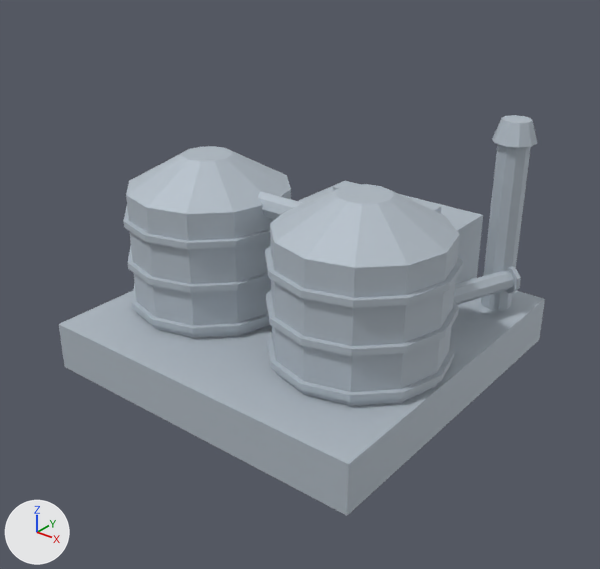
Two versions of the glTF model prototype/assets/models/buildings/refinery.glb, one commit apart.
Camera for both pictures: a 50 mm lens placed at (6.56, -8.41, 6.29), pointed at (0.18, -0.42, 1.34). Arrows for +X, +Y and +Z are at lower left; the lights stay in place. The picture after the commit comes second. Vertices at exactly the same position are counted once.

Objects in the first picture: 'refinery'.
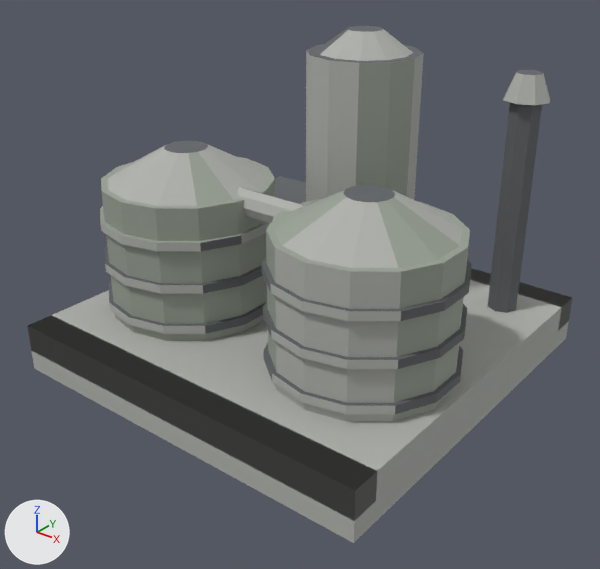
Where the change shows, as pixel boxes (x1, y1, x2, y2) in the pictures (600 x 569 px):
'refinery', reshaped (12% wider, 29% taller)
    before: (59, 115, 545, 515)
    after: (28, 26, 572, 543)
part 1 of me_refinery_mesh, added
    after: (101, 157, 275, 341)
part 2 of me_refinery_mesh, added
    after: (487, 103, 542, 313)
part 3 of me_refinery_mesh, rebuilt (7% wider, 14% taller)
    before: (270, 211, 460, 406)
    after: (266, 199, 470, 422)
part 4 of me_refinery_mesh, rebuilt
    before: (271, 184, 459, 267)
    after: (274, 185, 462, 268)
part 5 of me_refinery_mesh, rebuilt
    before: (127, 146, 290, 214)
    after: (108, 141, 269, 206)
part 6 of me_refinery_mesh, rebuilt
    before: (267, 332, 455, 402)
    after: (264, 343, 463, 414)
part 7 of me_refinery_mesh, rebuilt (13% wider)
    before: (131, 283, 269, 334)
    after: (109, 283, 265, 334)
part 8 of me_refinery_mesh, rebuilt
    before: (266, 290, 459, 356)
    after: (263, 301, 467, 369)
part 9 of me_refinery_mesh, rebuilt (11% wider)
    before: (128, 246, 271, 293)
    after: (104, 246, 263, 294)
part 10 of me_refinery_mesh, rebuilt (6% wider)
    before: (265, 246, 463, 308)
    after: (262, 258, 472, 321)
part 11 of me_refinery_mesh, rebuilt
    before: (123, 199, 292, 249)
    after: (100, 206, 270, 251)
part 12 of me_refinery_mesh, rebuilt
    before: (258, 191, 302, 219)
    after: (237, 187, 305, 223)
part 13 of me_refinery_mesh, rebuilt (12% wider, 15% taller)
    before: (59, 277, 545, 515)
    after: (28, 268, 572, 543)
part 14 of me_refinery_mesh, added
    after: (306, 44, 424, 202)
part 15 of me_refinery_mesh, added
    after: (316, 26, 413, 61)
part 16 of me_refinery_mesh, added
    after: (503, 70, 550, 105)
part 17 of me_refinery_mesh, deleted
    before: (333, 115, 537, 311)
part 18 of me_refinery_mesh, reshaped
    before: (126, 168, 483, 338)
    after: (275, 176, 306, 204)

Patch to the scene script:
```diff
--- a/prototype/assets/models/buildings/refinery.glb.py
+++ b/prototype/assets/models/buildings/refinery.glb.py
@@ me_refinery_mesh @@
-me_refinery_mesh.from_pydata(...)  # 496 vertices, 872 faces; spans x -2.52..2.52, y -2.5..2.65, z 0.0..3.45
-me_refinery_mesh.materials.append(mat_refinery_mat)  # light grey #bcc5ce
+me_refinery_mesh.from_pydata(...)  # 450 vertices, 820 faces; spans x -2.8..2.8, y -2.8..2.8, z 0.0..4.5
+# me_refinery_mesh part 1: a new loose piece, a 14-sided cylinder along z spanning x -2.67..-0.33, y -2.0..0.4, z 0.6..2.6, in mat_mat_metalpanels (grey #9ea699)
+# me_refinery_mesh part 2: a new loose piece, an 8-sided cylinder along z spanning x 1.88..2.32, y 1.68..2.12, z 0.6..3.8, in mat_mat_darkiron (grey #6f7376)
+# me_refinery_mesh part 3: the loose piece of 24 vertices spanning x 0.15..2.45, y -1.75..0.55, z 0.6..2.5 is rebuilt with 28 vertices and now spans x 0.33..2.67, y -2.0..0.4, z 0.6..2.6
+# me_refinery_mesh part 4: the loose piece of 24 vertices spanning x 0.15..2.45, y -1.75..0.55, z 2.5..2.94 is rebuilt with 28 vertices and now spans x 0.33..2.67, y -2.0..0.4, z 2.55..3.05
+# me_refinery_mesh part 5: the loose piece of 24 vertices spanning x -2.45..-0.15, y -1.75..0.55, z 2.5..2.94 is rebuilt with 28 vertices and now spans x -2.67..-0.33, y -2.0..0.4, z 2.55..3.05
+# me_refinery_mesh part 6: the loose piece of 24 vertices spanning x 0.08..2.52, y -1.82..0.62, z 0.81..0.9 is rebuilt with 28 vertices and now spans x 0.27..2.73, y -2.06..0.46, z 0.84..0.96
+# me_refinery_mesh part 7: the loose piece of 24 vertices spanning x -2.52..-0.08, y -1.82..0.62, z 0.81..0.9 is rebuilt with 28 vertices and now spans x -2.73..-0.27, y -2.06..0.46, z 0.84..0.96
+# me_refinery_mesh part 8: the loose piece of 24 vertices spanning x 0.08..2.52, y -1.82..0.62, z 1.43..1.51 is rebuilt with 28 vertices and now spans x 0.27..2.73, y -2.06..0.46, z 1.44..1.56
+# me_refinery_mesh part 9: the loose piece of 24 vertices spanning x -2.52..-0.08, y -1.82..0.62, z 1.43..1.51 is rebuilt with 28 vertices and now spans x -2.73..-0.27, y -2.06..0.46, z 1.44..1.56
+# me_refinery_mesh part 10: the loose piece of 24 vertices spanning x 0.08..2.52, y -1.82..0.62, z 2.04..2.13 is rebuilt with 28 vertices and now spans x 0.27..2.73, y -2.06..0.46, z 2.04..2.16
+# me_refinery_mesh part 11: the loose piece of 24 vertices spanning x -2.52..-0.08, y -1.82..0.62, z 2.04..2.13 is rebuilt with 28 vertices and now spans x -2.73..-0.27, y -2.06..0.46, z 2.04..2.16
+# me_refinery_mesh part 12: the loose piece of 16 vertices spanning x -1.3..1.3, y -0.76..-0.44, z 2.29..2.61 is rebuilt with 16 vertices and now spans x -1.5..1.5, y -0.98..-0.62, z 2.32..2.68
+# me_refinery_mesh part 13: the loose piece of 8 vertices spanning x -2.5..2.5, y -2.5..2.5, z 0.0..0.7 is rebuilt with 20 vertices and now spans x -2.8..2.8, y -2.8..2.8, z 0.0..0.7, in mat_mat_concrete (grey #b1b3ad)
+# me_refinery_mesh part 14: a new loose piece of 24 vertices spanning x -0.8..0.8, y 0.4..2.0, z 0.6..4.2
+# me_refinery_mesh part 15: a new loose piece of 24 vertices spanning x -0.8..0.8, y 0.4..2.0, z 4.1..4.5
+# me_refinery_mesh part 16: a new loose piece of 16 vertices spanning x 1.78..2.42, y 1.58..2.22, z 3.73..4.08
+# me_refinery_mesh part 17: 14 loose pieces with 192 vertices, spanning x -2.39..2.39, y -0.83..2.2, z 0.7..3.45, are deleted
+# me_refinery_mesh part 18: 64 vertices removed from x -2.45..1.3, y -1.75..2.65, z 0.3..2.5; 16 vertices added at x -2.7..-1.3, y 0.84..2.6, z 0.3..1.5
+# other edits to the shape of me_refinery_mesh do not show in these pictures
+me_refinery_mesh.materials.append(mat_mat_concrete)  # grey #b1b3ad
+me_refinery_mesh.materials.append(mat_mat_metalpanels)  # grey #9ea699
+me_refinery_mesh.materials.append(mat_mat_darkiron)  # grey #6f7376
+me_refinery_mesh.materials.append(mat_mat_hazarddoors)  # yellow #e7ce61
```
